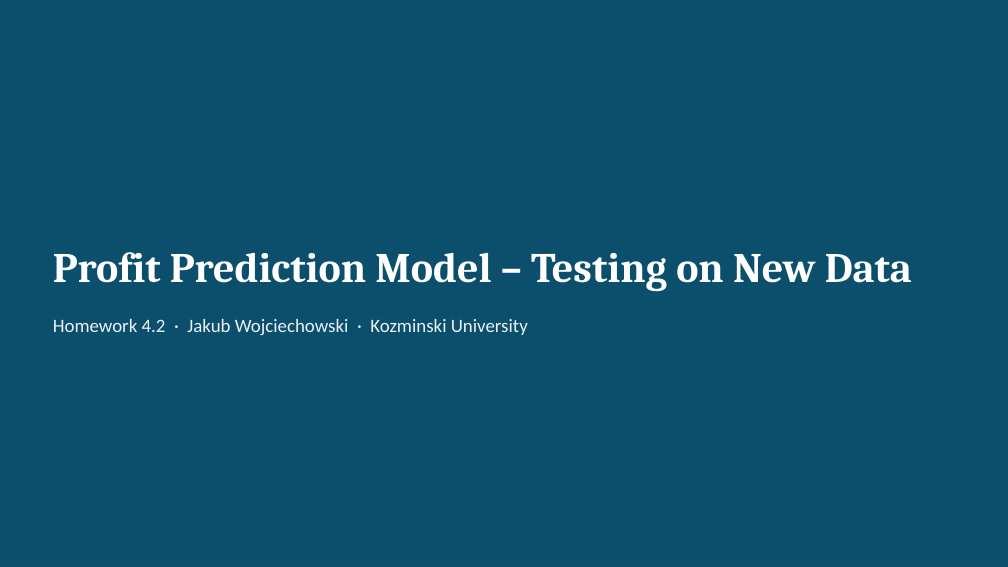
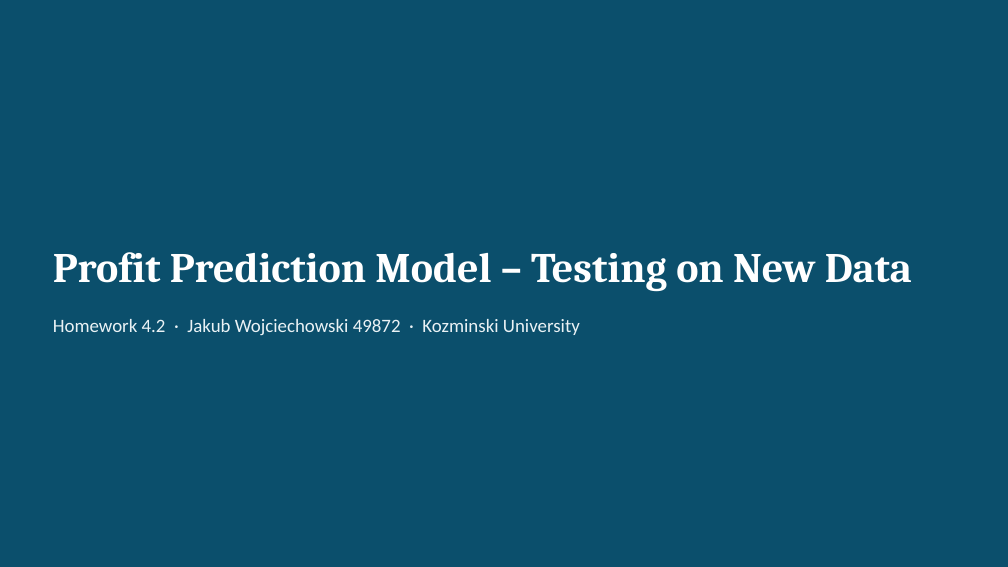
Before and after one commit to jakubwojciechowski2406/intro-to-analytics-jw, a slide deck: slide 1 of Zadania domowe/Jakub_Wojciechowski_49872_homework_4_2_regression.pptx. Drawn at 1008x567 pixels with LibreOffice and Linux fonts; fonts in the diff are those of the drawing. Boxes give left, top, right and bottom in pixels: in the first picture for what was removed or moved away, otherwise in the second. Text is boxed around its words. In the diff, an @@ line names an element or a change of style, - is before the commit and + after.

```diff
--- a/Zadania domowe/Jakub_Wojciechowski_49872_homework_4_2_regression.pptx
+++ b/Zadania domowe/Jakub_Wojciechowski_49872_homework_4_2_regression.pptx
@@ text at bbox=[53, 319, 580, 336]: text changed @@
-Homework 4.2 · Jakub Wojciechowski · Kozminski University
+Homework 4.2 · Jakub Wojciechowski 49872 · Kozminski University
```
Also in this commit, not shown: 16 other files.
